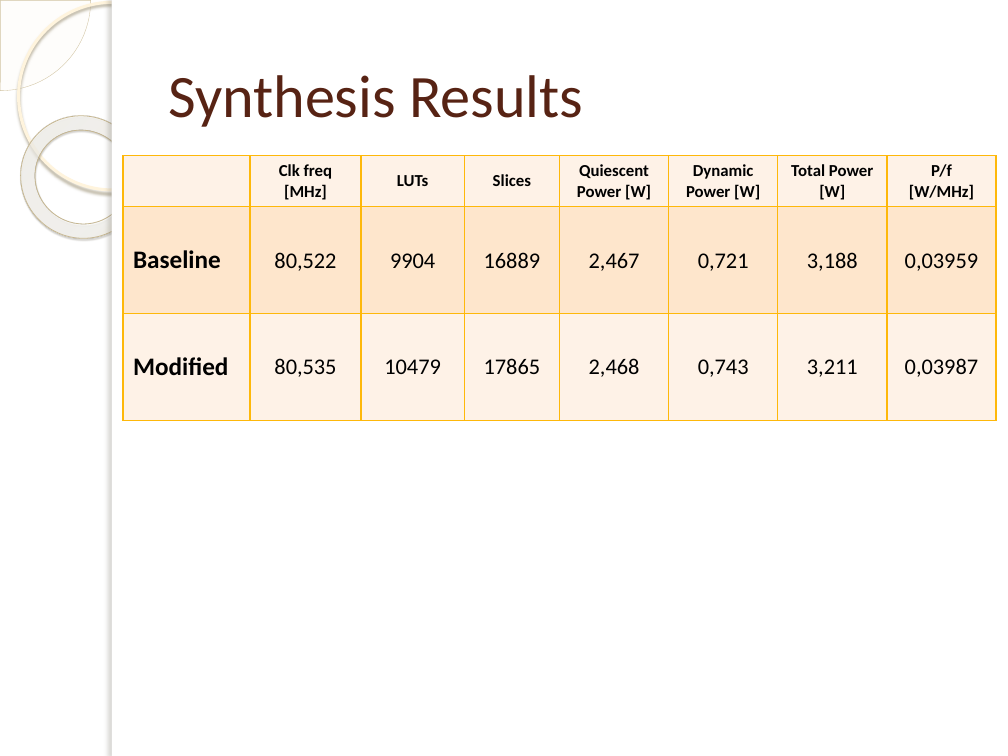
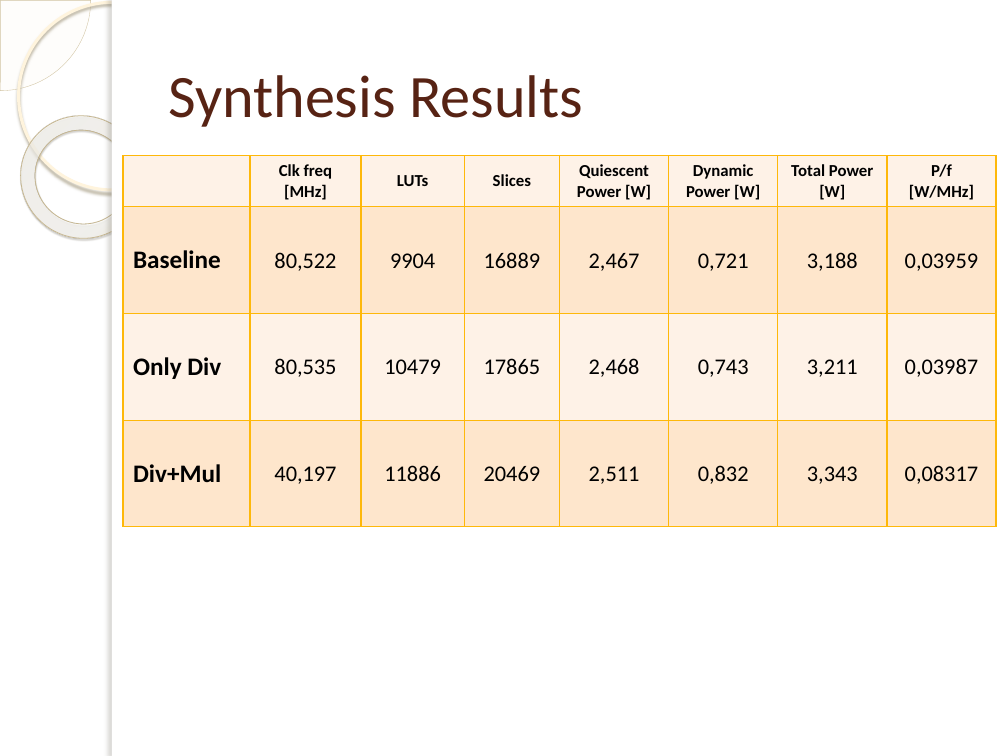
Before and after one commit to hdantas/leon3-processor, a slide deck: slide 9 of Presentation/presentation.pptx. Drawn at 1008x756 pixels with LibreOffice and Linux fonts; fonts in the diff are those of the drawing; background and template pictures are left out. Boxes give left, top, right and bottom in pixels: in the first picture for what was removed or moved away, otherwise in the second. Text is boxed around its words. In the diff, an @@ line names an element or a change of style, - is before the commit and + after.

```diff
--- a/Presentation/presentation.pptx
+++ b/Presentation/presentation.pptx
@@ table at (123,156,994,527) @@
-row 3: Modified | 80,535 | 10479 | 17865 | 2,468 | 0,743 | 3,211 | 0,03987
+row 3: Only Div | 80,535 | 10479 | 17865 | 2,468 | 0,743 | 3,211 | 0,03987
+row 4: Div+Mul | 40,197 | 11886 | 20469 | 2,511 | 0,832 | 3,343 | 0,08317
```
Also in this commit, not shown: 2 other slides changed, 1 slide added, 2 other files.
